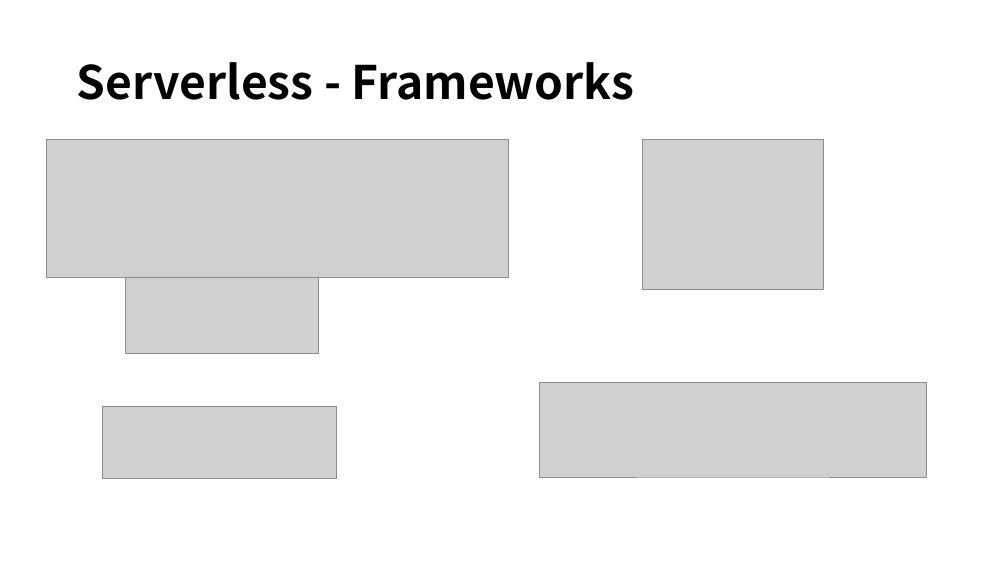
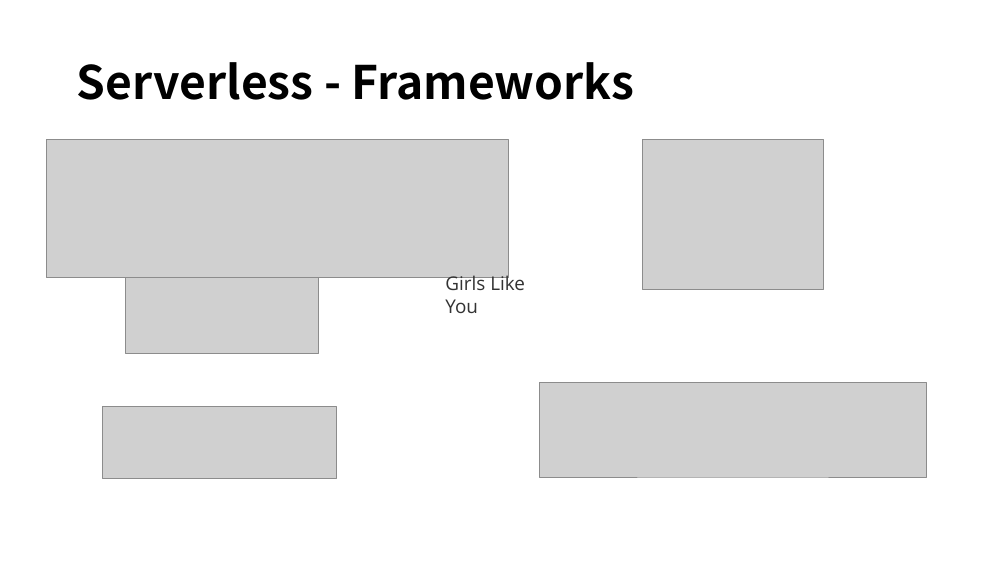
Before and after one commit to ngocmanh1712/vti-seminar-serverless, a slide deck: slide 13 of Serverless Introduction.pptx (slide 12 before the commit). Drawn at 1008x567 pixels with LibreOffice and Linux fonts; fonts in the diff are those of the drawing; grey boxes stand for pictures. Boxes give left, top, right and bottom in pixels: in the first picture for what was removed or moved away, otherwise in the second. Text is boxed around its words. In the diff, an @@ line names an element or a change of style, - is before the commit and + after.

Commit message:
slide

```diff
--- a/Serverless Introduction.pptx
+++ b/Serverless Introduction.pptx
@@ text added at <box>445,273,525,313</box>, 18 pt, text #333333 @@
+Girls Like You
```
Also in this commit, not shown: 4 slides added, 5 other files.
